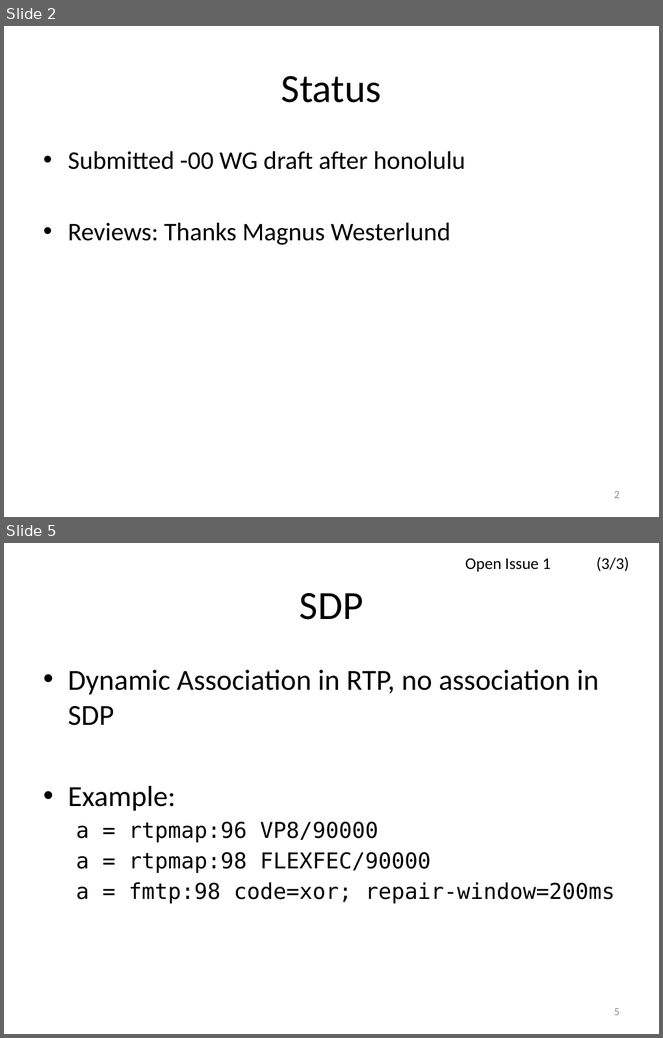
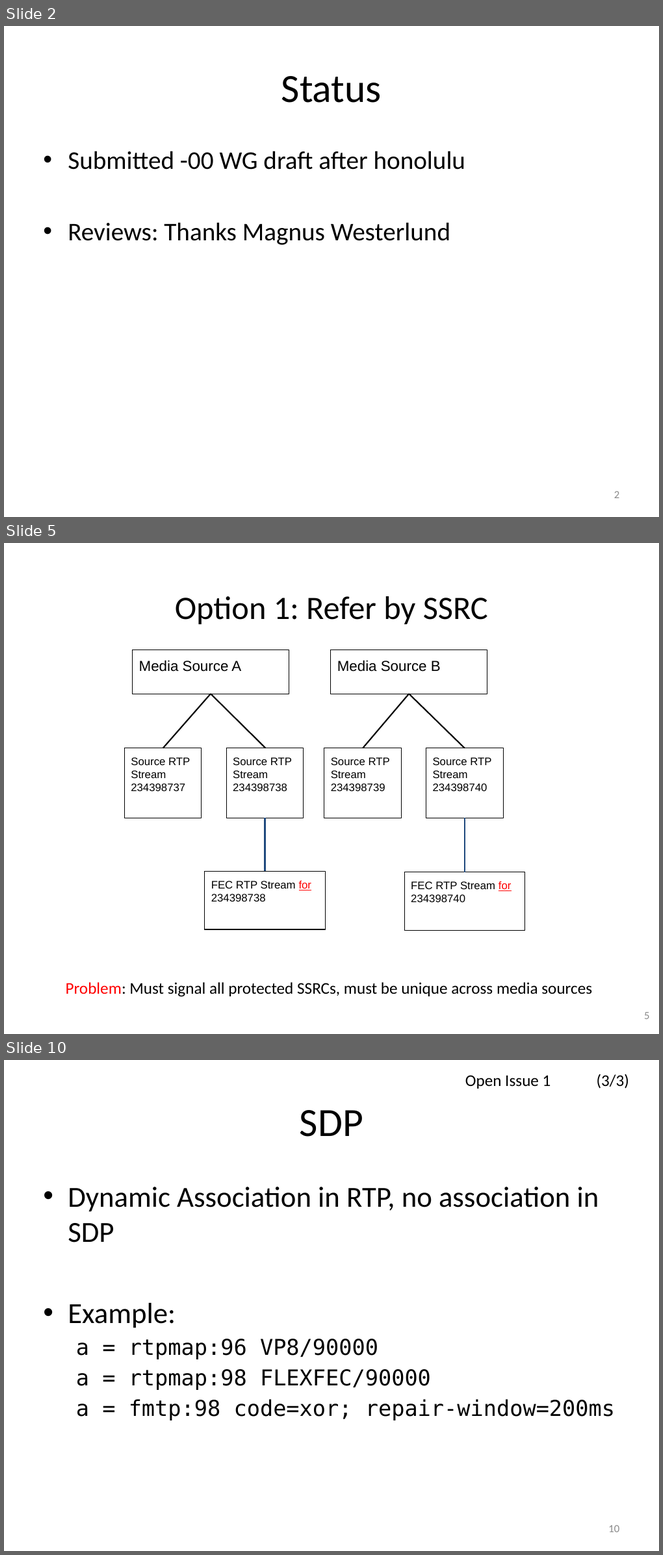
Before and after one commit to vr000m/payload-1d2d-parity-fec, a slide deck: 1d2d/presentations/92-payload-flexible-fec.pptx. Shown one above the other, each under a label of ours: slides 2 and 5 before the commit, slides 2, 5 and 10 after it; the slides between them are not shown. The pictures are 663x1038 and 663x1555 pixels, drawn with LibreOffice and Linux fonts; fonts in the diff are those of the drawing. Boxes give left, top, right and bottom in pixels: in the first picture for what was removed or moved away, otherwise in the second. Text is boxed around its words. In the diff, an @@ line names an element or a change of style, - is before the commit and + after.

```diff
--- a/1d2d/presentations/92-payload-flexible-fec.pptx
+++ b/1d2d/presentations/92-payload-flexible-fec.pptx
@@ slide 5 added at bbox=[4, 543, 659, 1034], background #FFFFFF @@
@@ title added at bbox=[175, 596, 488, 624], 36 pt, text #000000 @@
+Option 1: Refer by SSRC
@@ rectangle added at bbox=[133, 650, 289, 694], outline #000000 0.75 pt, 16 pt, text #000000 @@
+Media Source A
@@ rectangle added at bbox=[331, 650, 488, 694], outline #000000 0.75 pt, 16 pt, text #000000 @@
+Media Source B
@@ line added from (211, 694) to (163, 748), #000000 1.5 pt @@
@@ line added from (265, 748) to (211, 694), #000000 1.5 pt @@
@@ line added from (409, 694) to (363, 748), #000000 1.5 pt @@
@@ line added from (465, 748) to (409, 694), #000000 1.5 pt @@
@@ rectangle added at bbox=[124, 748, 202, 817], outline #000000 0.75 pt, 12 pt, text #000000 @@
+Source RTP Stream 234398737
@@ rectangle added at bbox=[226, 748, 304, 817], outline #000000 0.75 pt, 12 pt, text #000000 @@
+Source RTP Stream
+234398738
@@ rectangle added at bbox=[324, 748, 402, 817], outline #000000 0.75 pt, 12 pt, text #000000 @@
+Source RTP Stream
+234398739
@@ rectangle added at bbox=[426, 748, 503, 817], outline #000000 0.75 pt, 12 pt, text #000000 @@
+Source RTP Stream
+234398740
@@ line added from (265, 871) to (265, 818), #1F497D 1.5 pt @@
@@ line added from (465, 818) to (465, 873), #1F497D 1.5 pt @@
@@ rectangle added at bbox=[204, 871, 325, 930], outline #000000 0.75 pt, 12 pt, text #000000 @@
+FEC RTP Stream for 234398738
@@ rectangle added at bbox=[404, 873, 525, 931], outline #000000 0.75 pt, 12 pt, text #000000 @@
+FEC RTP Stream for 234398740
@@ text added at bbox=[66, 982, 592, 997], 18 pt, text #000000 @@
+Problem: Must signal all protected SSRCs, must be unique across media sources
@@ page number added at bbox=[644, 1012, 649, 1019], 12 pt, text #8C8C8C @@
+5
@@ what was slide 5 is now slide 10 @@
@@ page number at bbox=[608, 1525, 620, 1533]: text changed @@
-5
+10
```
Also in this commit, not shown: 2 slides changed, 5 other slides added, 1 slide removed.
